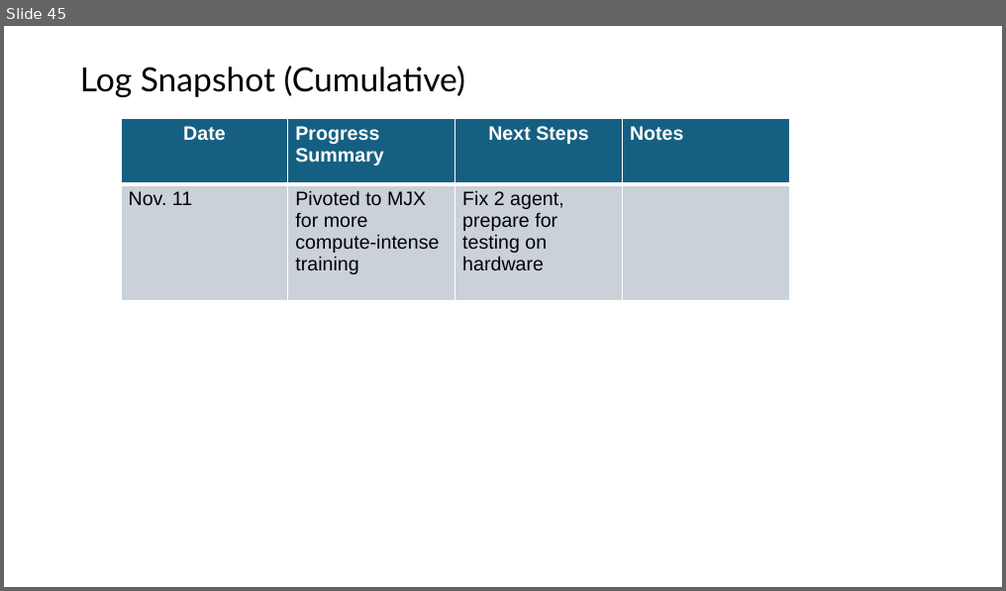
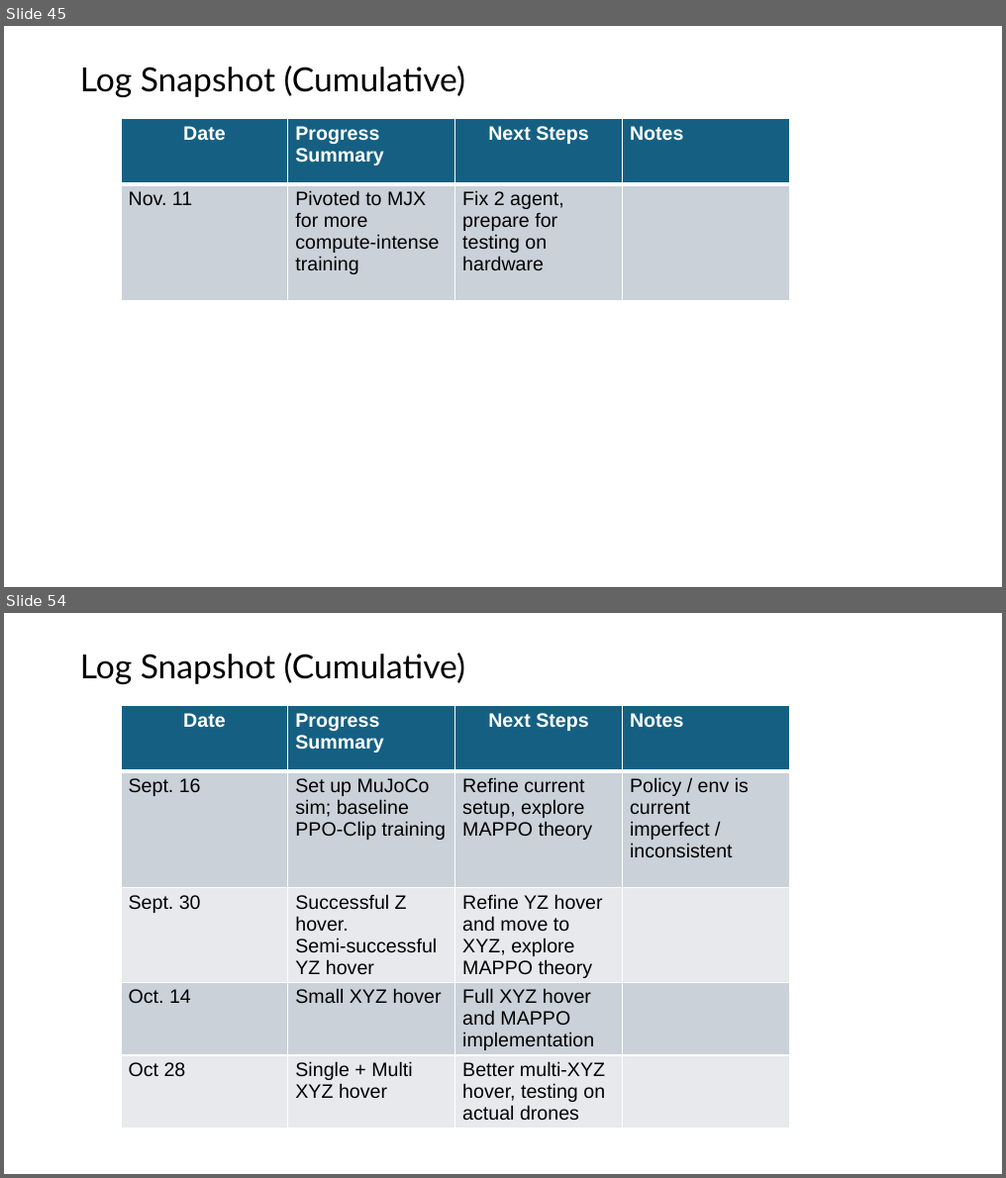
Before and after one commit to shazia-dewan/multi-agentCrazyflieLift, a slide deck: docs/MIRL LAB Honours Project Bi-Weekly Update.pptx. Shown one above the other, each under a label of ours: slide 45 before the commit, slides 45 and 54 after it; the slides between them are not shown. The pictures are 1006x591 and 1006x1178 pixels, drawn with LibreOffice and Linux fonts; fonts in the diff are those of the drawing. Boxes give left, top, right and bottom in pixels: in the first picture for what was removed or moved away, otherwise in the second. Text is boxed around its words. In the diff, an @@ line names an element or a change of style, - is before the commit and + after.

```diff
--- a/docs/MIRL LAB Honours Project Bi-Weekly Update.pptx
+++ b/docs/MIRL LAB Honours Project Bi-Weekly Update.pptx
@@ slide 54 added at (4, 613, 1002, 1174), background #FFFFFF @@
@@ title added at (80, 653, 465, 684), 24 pt, text #000000 @@
+Log Snapshot (Cumulative)
@@ table added at (121, 706, 787, 1125), 5 rows, 4 columns @@
+Date | Progress Summary | Next Steps | Notes
+Sept. 16 | Set up MuJoCo sim; baseline PPO-Clip training | Refine current setup, explore MAPPO theory | Policy / env is current imperfect / inconsistent
+Sept. 30 | Successful Z hover. / Semi-successful YZ hover | Refine YZ hover and move to XYZ, explore MAPPO theory | 
+Oct. 14 | Small XYZ hover | Full XYZ hover and MAPPO implementation | 
+Oct 28 | Single + Multi XYZ hover | Better multi-XYZ hover, testing on actual drones | 
```
Also in this commit, not shown: 9 other slides added, 3 other files.
